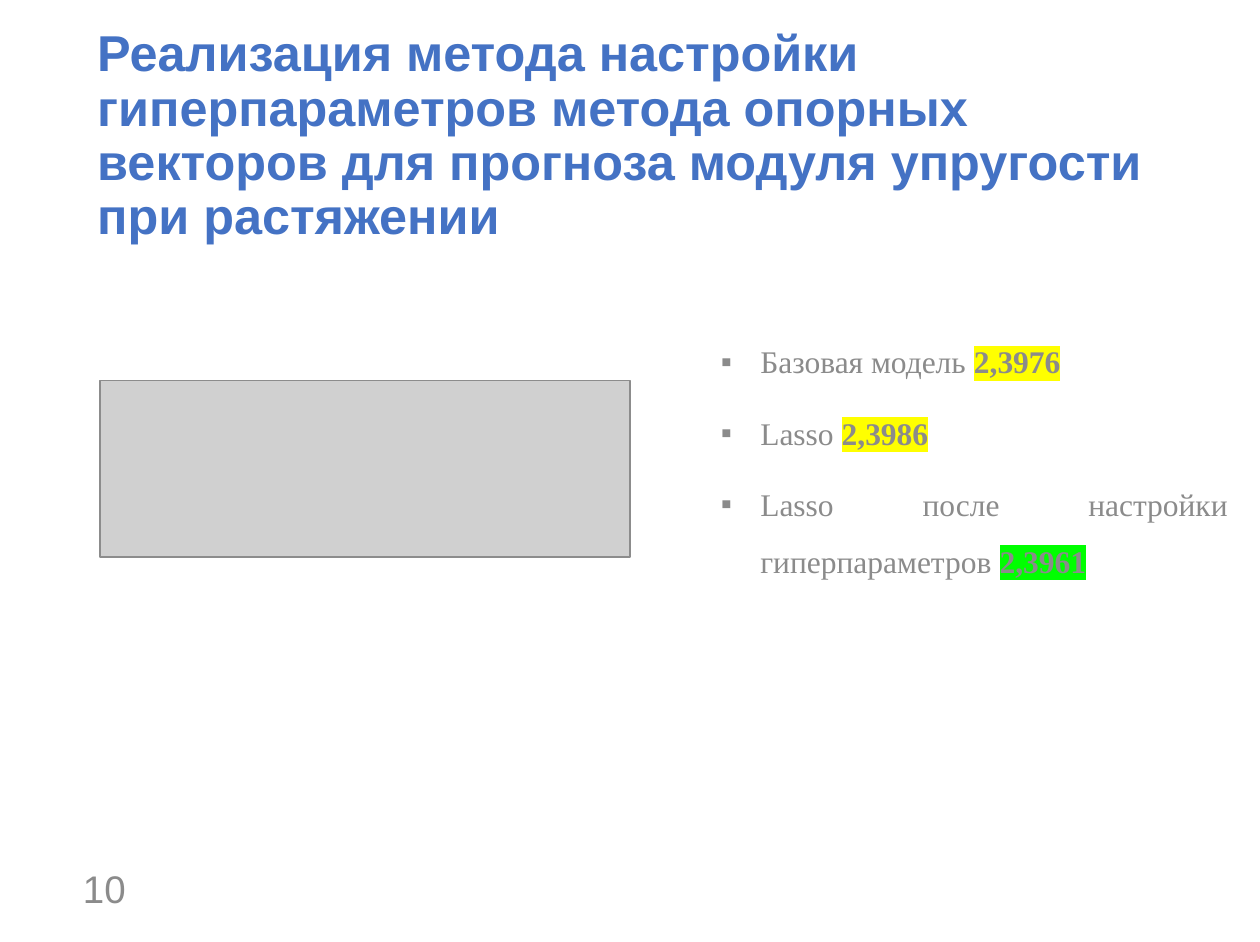
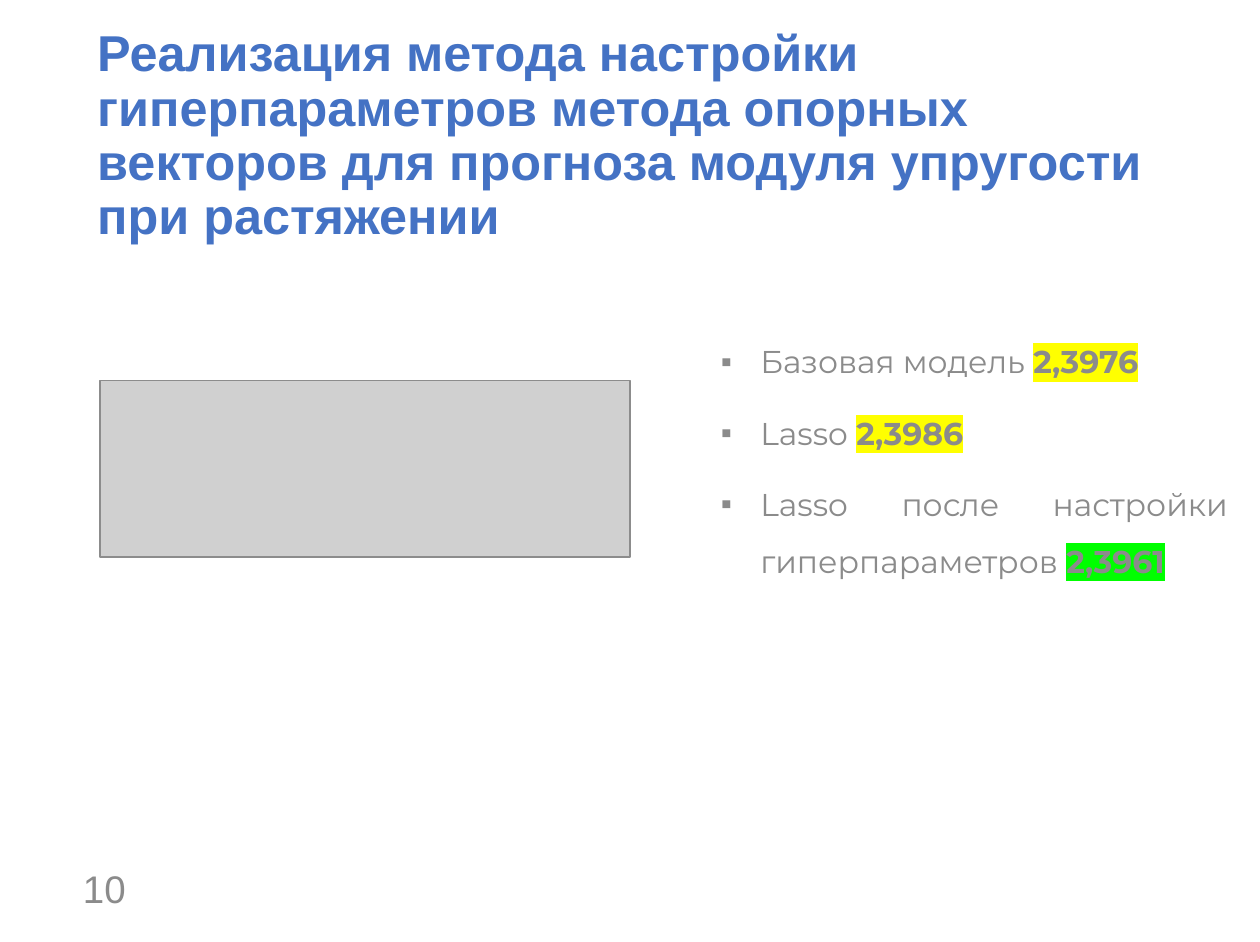
Before and after one commit to 00Maria/VKR, a slide deck: slide 10 of Презентация Калиновская МВ.pptx. Drawn at 1260x942 pixels with LibreOffice and Linux fonts; fonts in the diff are those of the drawing; grey boxes stand for pictures; background and template pictures are left out. Boxes give left, top, right and bottom in pixels: in the first picture for what was removed or moved away, otherwise in the second. Text is boxed around its words. In the diff, an @@ line names an element or a change of style, - is before the commit and + after.

```diff
--- a/Презентация Калиновская МВ.pptx
+++ b/Презентация Калиновская МВ.pptx
@@ text "Базовая модель 2,3976" at <box>760,350,1228,579</box>: font Times New Roman to Montserrat @@
```
Also in this commit, not shown: 5 other slides changed, 2 other files.
